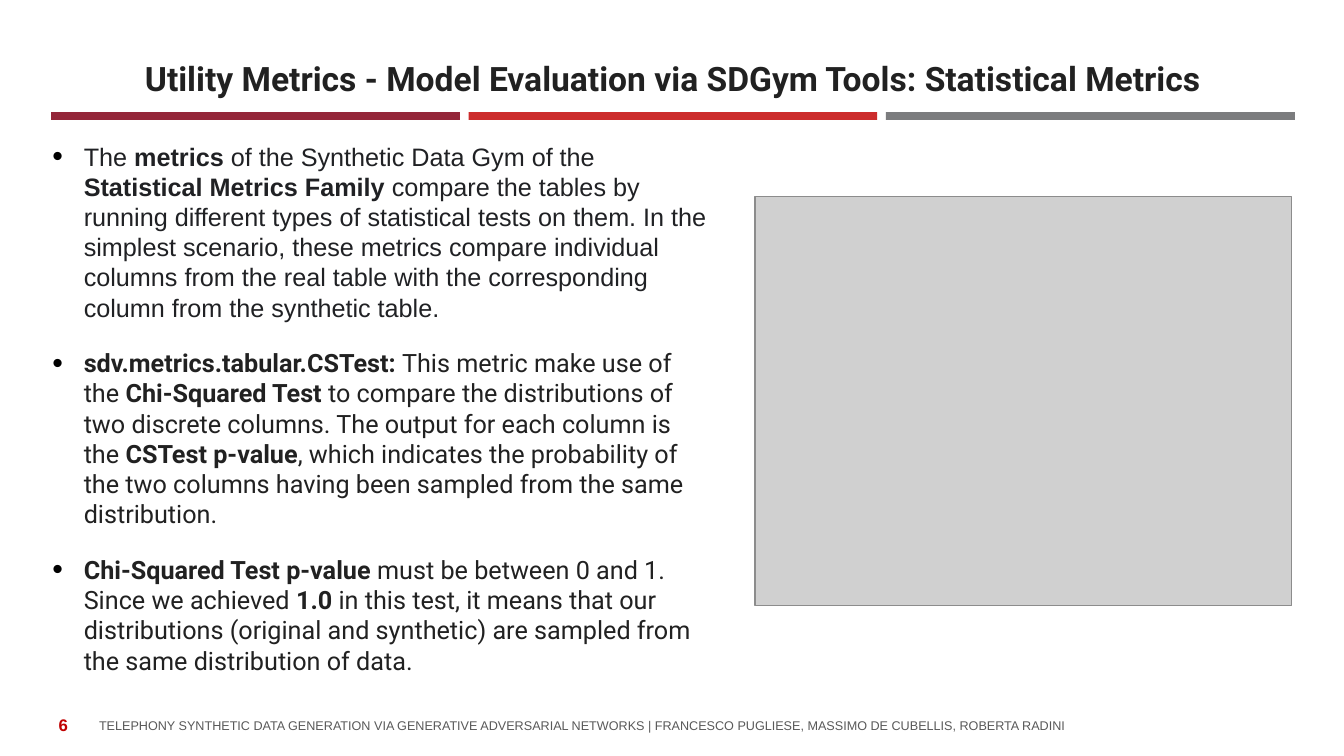
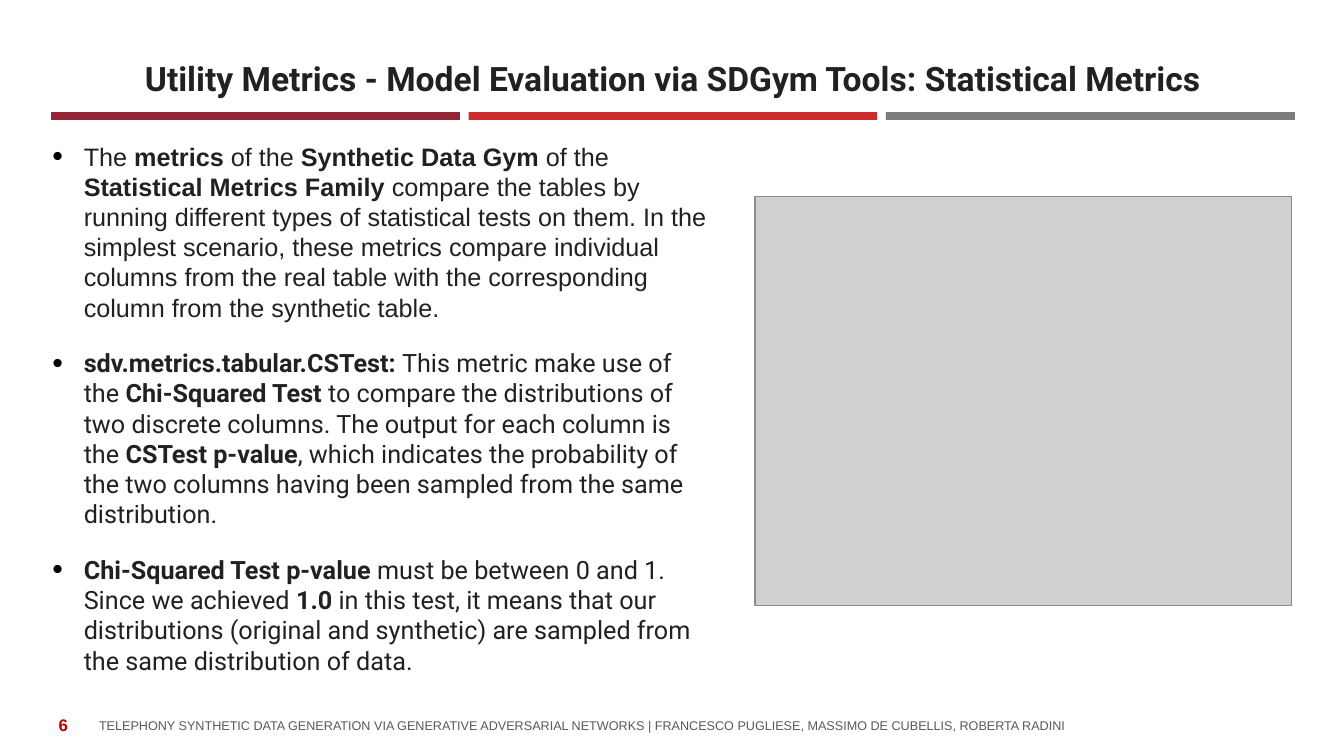
Before and after one commit to istat-methodology/Synthetic_Data, a slide deck: slide 6 of Presentations/Telephony Synthetic Data Generation via GANs.pptx. Drawn at 1344x756 pixels with LibreOffice and Linux fonts; fonts in the diff are those of the drawing; grey boxes stand for pictures; background and template pictures are left out. Boxes give left, top, right and bottom in pixels: in the first picture for what was removed or moved away, otherwise in the second. Text is boxed around its words. In the diff, an @@ line names an element or a change of style, - is before the commit and + after.

```diff
--- a/Presentations/Telephony Synthetic Data Generation via GANs.pptx
+++ b/Presentations/Telephony Synthetic Data Generation via GANs.pptx
@@ text at <box>84,147,706,322</box>: bold on in "Synthetic Data Gym" @@
```
Also in this commit, not shown: 6 other slides changed, 2 slides added, 1 slide removed, 1 other file.
